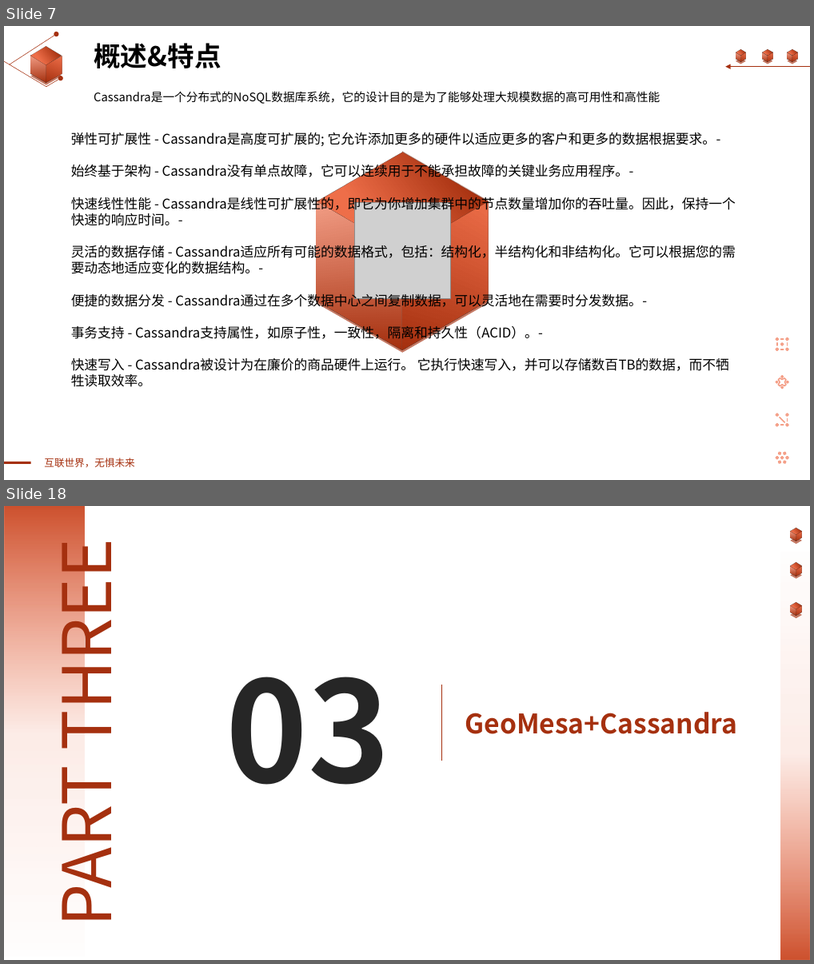
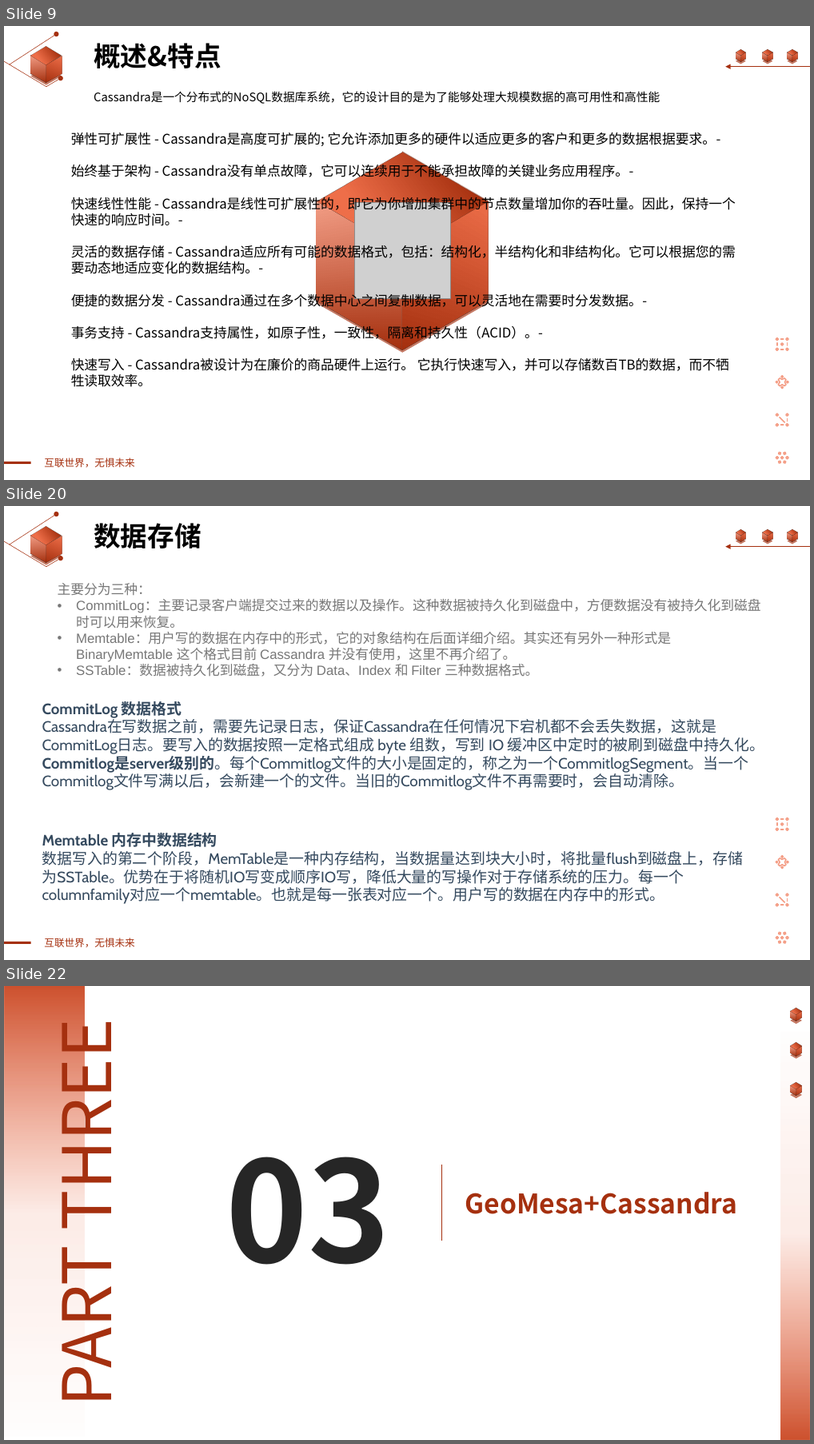
Before and after one commit to linkongluyin/linkongluyin, a slide deck: LearningPPT/1-2302250ZU6.pptx. Shown one above the other, each under a label of ours: slides 7 and 18 before the commit, slides 9, 20 and 22 after it; the slides between them are not shown. The pictures are 814x964 and 814x1444 pixels, drawn with LibreOffice and Linux fonts; fonts in the diff are those of the drawing; grey boxes stand for pictures. Boxes give left, top, right and bottom in pixels: in the first picture for what was removed or moved away, otherwise in the second. Text is boxed around its words. In the diff, an @@ line names an element or a change of style, - is before the commit and + after.

```diff
--- a/LearningPPT/1-2302250ZU6.pptx
+++ b/LearningPPT/1-2302250ZU6.pptx
@@ slide 20 added at [4, 506, 810, 960], background #FFFFFF; not listed: 73 template elements that a slide beside it also shows @@
@@ text added at [94, 523, 201, 548], 32 pt, text #000000, bold @@
+数据存储
@@ text added at [58, 583, 762, 676], 16 pt, text #777777 @@
+主要分为三种：
+• CommitLog：主要记录客户端提交过来的数据以及操作。这种数据被持久化到磁盘中，方便数据没有被持久化到磁盘时可以用来恢复。
+• Memtable：用户写的数据在内存中的形式，它的对象结构在后面详细介绍。其实还有另外一种形式是BinaryMemtable 这个格式目前 Cassandra 并没有使用，这里不再介绍了。
+• SSTable：数据被持久化到磁盘，又分为 Data、Index 和 Filter 三种数据格式。
@@ text added at [42, 701, 765, 790], 18 pt, text #34495E @@
+CommitLog 数据格式
+Cassandra在写数据之前，需要先记录日志，保证Cassandra在任何情况下宕机都不会丢失数据，这就是CommitLog日志。要写入的数据按照一定格式组成 byte 组数，写到 IO 缓冲区中定时的被刷到磁盘中持久化。Commitlog是server级别的。每个Commitlog文件的大小是固定的，称之为一个CommitlogSegment。当一个Commitlog文件写满以后，会新建一个的文件。当旧的Commitlog文件不再需要时，会自动清除。
@@ text added at [42, 832, 744, 904], 18 pt, text #34495E @@
+Memtable 内存中数据结构
+数据写入的第二个阶段，MemTable是一种内存结构，当数据量达到块大小时，将批量flush到磁盘上，存储为SSTable。优势在于将随机IO写变成顺序IO写，降低大量的写操作对于存储系统的压力。每一个columnfamily对应一个memtable。也就是每一张表对应一个。用户写的数据在内存中的形式。
@@ what was slide 7 is now slide 9 @@
@@ what was slide 18 is now slide 22 @@
```
Also in this commit, not shown: 2 slides changed, 13 other slides added, 16 slides removed, 23 other files.
